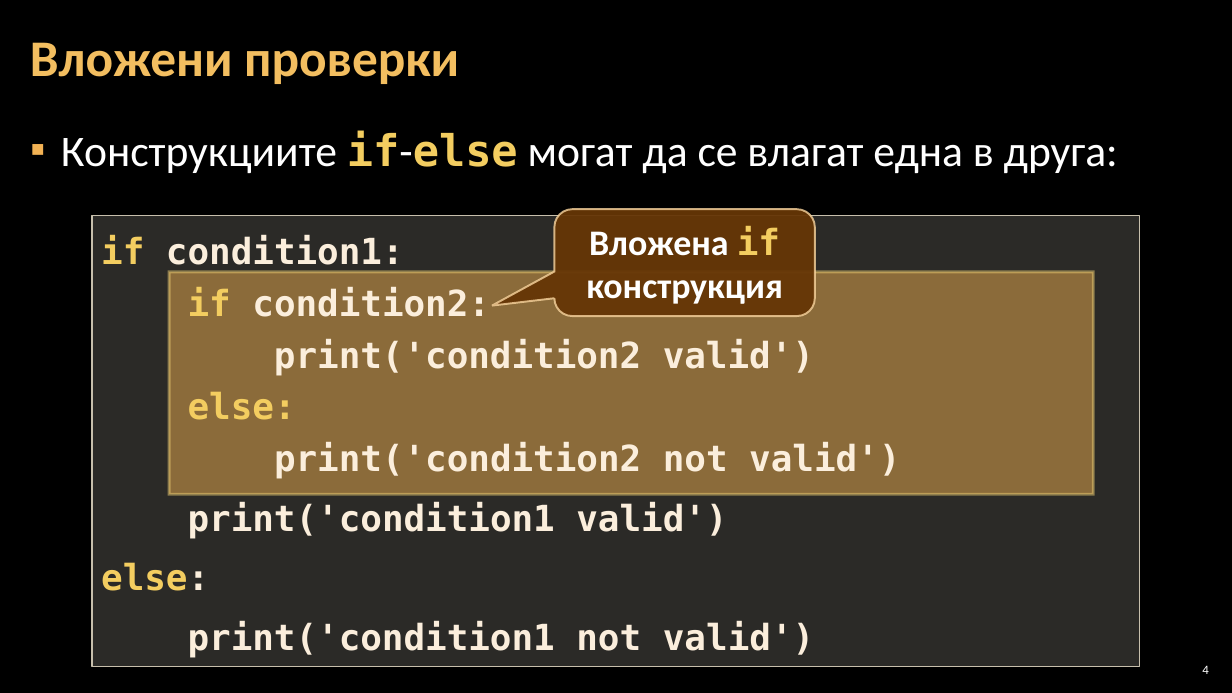
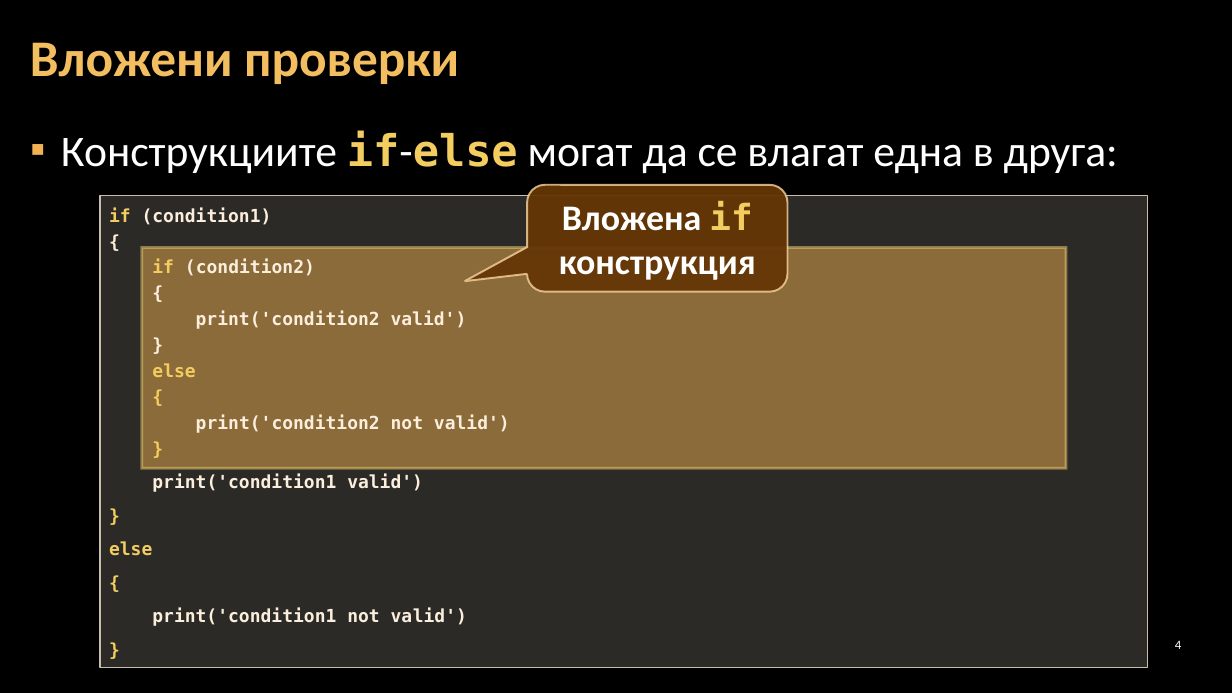
Before and after one commit to Software-University/C-plus-plus, a slide deck: slide 4 of 4. Complex-Conditions/4. Complex-Conditions.pptx. Drawn at 1232x693 pixels with LibreOffice and Linux fonts; fonts in the diff are those of the drawing; background and template pictures are left out. Boxes give left, top, right and bottom in pixels: in the first picture for what was removed or moved away, otherwise in the second. Text is boxed around its words. In the diff, an @@ line names an element or a change of style, - is before the commit and + after.

```diff
--- a/4. Complex-Conditions/4. Complex-Conditions.pptx
+++ b/4. Complex-Conditions/4. Complex-Conditions.pptx
@@ text in rectangle at box(100, 196, 1147, 668): paragraph added @@
+}
@@ text in rectangle at box(100, 196, 1147, 668): paragraph added @@
+}
@@ rectangle "if (condition1)": place and size @@
-rectangle "if (condition1)" at box(92, 215, 1140, 666)
+rectangle "if (condition1)" at box(100, 196, 1147, 668)
@@ text in rectangle at box(109, 208, 315, 276): text changed; size 28 to 14 pt @@
-if condition1:
-if condition2:
+if (condition1)
+{
+if (condition2)
+{
@@ 1 rounded speech box, 1 page number, 1 rectangle: place and size @@
-1 rounded speech box, 1 page number, 1 rectangle at box(169, 209, 1208, 674)
+1 rounded speech box, 1 page number, 1 rectangle at box(141, 185, 1181, 649)
@@ text in rectangle at box(152, 311, 510, 626): size 28 to 14 pt in "print('condition2 valid')", "print('condition2 not valid')", "print('condition1 valid')", "print('condition1 not valid')" @@
@@ text in rectangle at box(152, 363, 195, 377): text changed; size 28 to 14 pt @@
-else:
+}
+else
+{
@@ text in rectangle at box(109, 541, 152, 556): text changed; size 28 to 14 pt @@
-else:
+}
+else
+{
```
Also in this commit, not shown: 13 other slides changed.
